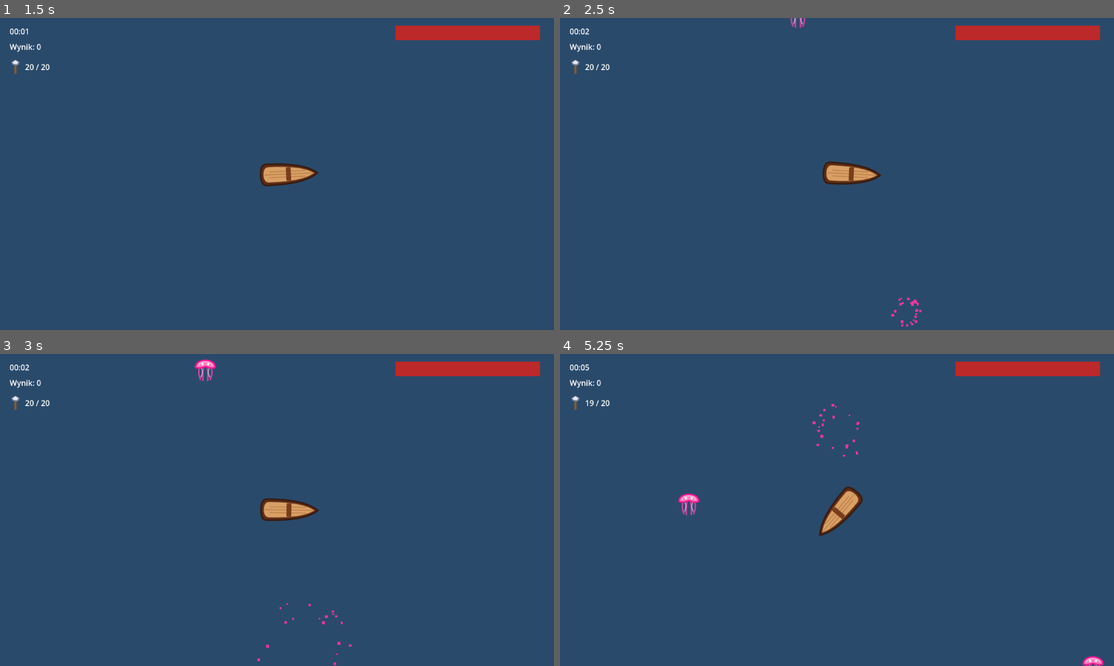
Above: before the commit, frames 1-4 (two rows, left to right).
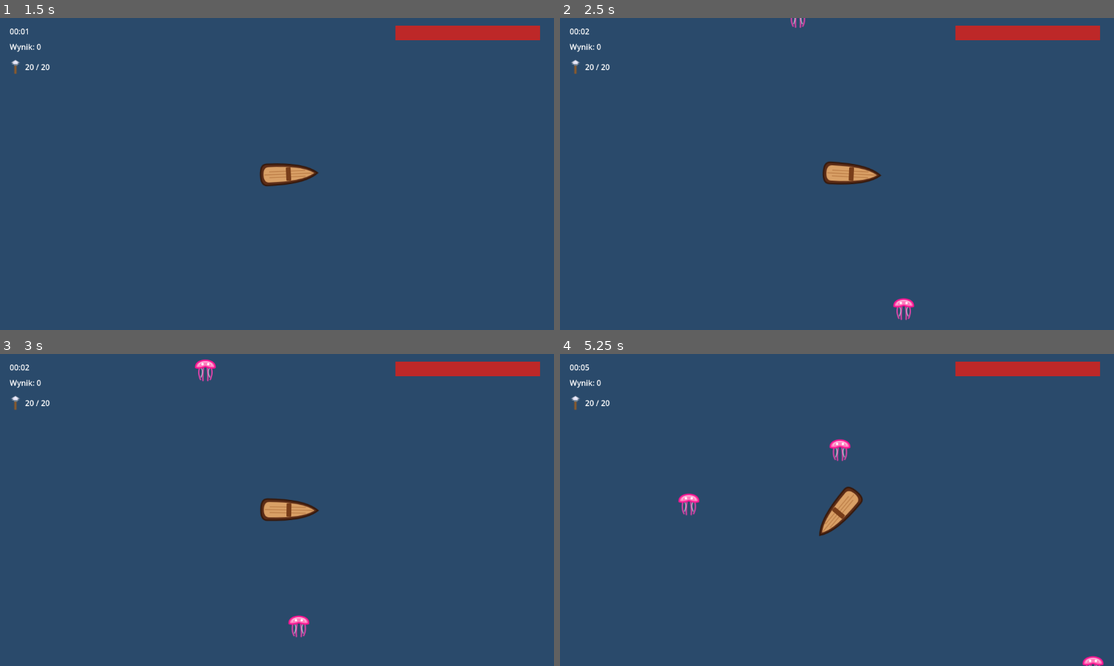
Above: after the commit, the same moments.

Repository: stap1/SCIM
Game: Godot game, scene res://scenes/Main.tscn
Same seed, same stepped clock (60 frames per second), same inputs: the game is played once before the commit and once after it.
Inputs (mouse positions are in pixels of both pictures, inside the frame that each line leads up to):
- Up to frame 1 (1.5 s): tap Enter at 0.5 s; move the mouse to (398, 158) at 0.52 s; hold Right 0.53-1.25 s; hold Shift 0.53-1.25 s; click (398, 158) at 0.67 s; drag from (166, 189) to (293, 174) at 1.27 s
- Up to frame 2 (2.5 s): move the mouse to (892, 105) at 2.02 s; hold Right from 2.03 s (still down); tap Ctrl at 2.1 s
- Up to frame 3 (3 s): release Right at 2.75 s; drag from (249, 572) to (110, 463) at 2.77 s
- Up to frame 4 (5.25 s): move the mouse to (1003, 556) at 3.52 s; hold Left 3.53-4.25 s; tap Alt at 3.6 s; drag from (670, 463) to (820, 510) at 4.27 s; move the mouse to (864, 510) at 5.02 s; hold Down from 5.03 s (still down); hold Shift from 5.03 s (still down); click (864, 510) at 5.17 s

Frame 1 is identical in both runs. In frame 2, 0.2% of the frame differs, in the area x 59-66%, y 89-99%; in frame 3, 0.2%; in frame 4, 0.3%, in the area x 4-55%, y 14-35%.

Commit message:
Krok 9: pula harpunow jako osobny wezel + trafienie przez take_damage
- harpoon.gd: zmienna active (rename z is_active), damage=5,
  trafienie wola enemy.take_damage(damage) zamiast die() (pod rozne HP wrogow),
  potem deactivate(). Pooling: deaktywacja zamiast queue_free (bez wyciekow)
- harpoon_pool.gd (nowy, wezel HarpoonPool): tworzy do pool_size=20 harpunow,
  get_harpoon() zwraca pierwszy nieaktywny (lub tworzy do limitu, nigdy >20),
  available_count()/total_count(); w grupie "harpoon_pool"
- boat.gd: usunieta wewnetrzna pula; strzela przez HarpoonPool.get_harpoon()
  (luzne powiazanie przez grupe), licznik amunicji czyta z puli
- Main.tscn: dodany wezel HarpoonPool
- test/test_harpoon.gd: fire ustawia active+direction, harpun przesuwa sie,
  get_harpoon zwraca nieaktywny, pula nie przekracza limitu

Zmiana rozgrywki: meduza (health=10) ginie po 2 trafieniach (damage=5),
zamiast one-shot - zgodnie z blueprintem (pod rozne HP wrogow w kroku 16).

40/40 testow GUT zielonych. Smoke-run bez bledow skryptow.

Co-Authored-By: Claude Opus 4.8 <noreply@anthropic.com>

Diff:
--- a/scenes/Main.tscn
+++ b/scenes/Main.tscn
@@ -1,10 +1,11 @@
-[gd_scene load_steps=6 format=3 uid="uid://dkvg8apcfepju"]
+[gd_scene load_steps=7 format=3 uid="uid://dkvg8apcfepju"]
 
 [ext_resource type="Script" uid="uid://dojtumr0hthqr" path="res://scripts/systems/main.gd" id="1_elqb8"]
 [ext_resource type="PackedScene" uid="uid://df7rbwsa6d6ec" path="res://scenes/player/boat.tscn" id="3_sugp2"]
 [ext_resource type="Script" path="res://scripts/systems/enemy_spawner.gd" id="4_spawner"]
 [ext_resource type="PackedScene" uid="uid://bgujj5qrm2th" path="res://scenes/ui/hud.tscn" id="5_hud"]
 [ext_resource type="PackedScene" path="res://scenes/ui/game_over.tscn" id="6_gameover"]
+[ext_resource type="Script" path="res://scripts/weapons/harpoon_pool.gd" id="7_pool"]
 
 [node name="Main" type="Node2D" unique_id=1150465566]
 position = Vector2(210, 228)
@@ -24,6 +25,9 @@
 [node name="EnemySpawner" type="Node" parent="."]
 script = ExtResource("4_spawner")
 
+[node name="HarpoonPool" type="Node" parent="."]
+script = ExtResource("7_pool")
+
 [node name="HUD" parent="." instance=ExtResource("5_hud")]
 
 [node name="GameOver" parent="." instance=ExtResource("6_gameover")]
--- a/scripts/player/boat.gd
+++ b/scripts/player/boat.gd
@@ -13,12 +13,6 @@
 
 # --- ZMIENNA DO ANIMACJI FAL (JUICE) ---
 var wave_time: float = 0.0
-
-var harpoon_scene = preload("res://scenes/weapons/harpoon.tscn")
-
-# --- ZMIENNE DO PULI HARPUNÓW ---
-var harpoon_pool: Array = []
-const POOL_SIZE: int = 20
 
 @onready var weapon_timer: Timer = $WeaponTimer
 @onready var shoot_sound: AudioStreamPlayer2D = $ShootSound
@@ -41,12 +35,6 @@
 		if weapon_timer.timeout.is_connected(_on_weapon_timer_timeout):
 			weapon_timer.timeout.disconnect(_on_weapon_timer_timeout)
 		weapon_timer.timeout.connect(_on_weapon_timer_timeout)
-
-	# --- TWORZENIE PULI HARPUNÓW ---
-	for i in range(POOL_SIZE):
-		var harpoon = harpoon_scene.instantiate()
-		get_parent().call_deferred("add_child", harpoon)
-		harpoon_pool.append(harpoon)
 
 func _physics_process(delta: float) -> void:
 	_handle_movement(delta)
@@ -145,20 +133,17 @@
 	_shoot_at(closest_enemy.global_position)
 
 func _shoot_at(target_position: Vector2) -> void:
-	var available_harpoon = null
-	for harpoon in harpoon_pool:
-		if not harpoon.is_active:
-			available_harpoon = harpoon
-			break
+	var pool = get_tree().get_first_node_in_group("harpoon_pool")
+	if pool == null:
+		return
 
-	if available_harpoon:
+	var harpoon = pool.get_harpoon()
+	if harpoon:
 		var shoot_dir = (target_position - global_position).normalized()
-		available_harpoon.fire(global_position, shoot_dir)
+		harpoon.fire(global_position, shoot_dir)
 
 		if shoot_sound:
 			shoot_sound.play()
-	else:
-		print("Brak wolnych harpunów w puli!")
 
 # --- ODŚWIEŻANIE WIZUALNE I LICZNIK ---
 func _process(delta: float) -> void:
@@ -174,9 +159,6 @@
 	# Pancerne aktualizowanie licznika przez Grupy
 	var ui_labels = get_tree().get_nodes_in_group("ammo_ui")
 	if ui_labels.size() > 0:
-		var available_count = 0
-		for harpoon in harpoon_pool:
-			if not harpoon.is_active:
-				available_count += 1
-
-		ui_labels[0].text = str(available_count) + " / " + str(POOL_SIZE)
+		var pool = get_tree().get_first_node_in_group("harpoon_pool")
+		if pool:
+			ui_labels[0].text = str(pool.available_count()) + " / " + str(pool.total_count())
--- a/scripts/weapons/harpoon.gd
+++ b/scripts/weapons/harpoon.gd
@@ -1,10 +1,10 @@
 extends Area2D
 
 @export var speed: float = 400.0
-@export var damage: float = 1.0
+@export var damage: float = 5.0
 
 var direction: Vector2 = Vector2.ZERO
-var is_active: bool = false
+var active: bool = false
 var lifetime: float = 0.0
 const MAX_LIFETIME: float = 3.0
 
@@ -14,64 +14,55 @@
 	area_entered.connect(_on_any_collision)
 	body_entered.connect(_on_any_collision)
 
-	# Na samym starcie gry harpun usypia samego siebie i czeka w magazynku
+	# Na starcie harpun usypia samego siebie i czeka w puli.
 	deactivate()
 
 func _physics_process(delta: float) -> void:
-	# Jeśli harpun jest uśpiony, całkowicie ignorujemy jego fizykę
-	if not is_active:
+	# Uspiony harpun calkowicie ignoruje fizyke.
+	if not active:
 		return
 
 	if direction != Vector2.ZERO:
 		position += direction * speed * delta
 
-	# Ręczny licznik czasu (bezpieczny dla Object Poolingu)
+	# Reczny licznik czasu zycia (bezpieczny dla Object Poolingu).
 	lifetime += delta
 	if lifetime >= MAX_LIFETIME:
 		deactivate()
 
-# --- FUNKCJA WYBUDZAJĄCA Z PULI ---
+# --- Wybudzenie z puli ---
 func fire(start_pos: Vector2, shoot_dir: Vector2) -> void:
 	global_position = start_pos
 	direction = shoot_dir
-	rotation = direction.angle() + PI/2
+	rotation = direction.angle() + PI / 2
 
 	lifetime = 0.0
-	is_active = true
+	active = true
 	visible = true
 	set_deferred("monitoring", true)
 	set_deferred("monitorable", true)
 
-# --- FUNKCJA USYPIAJĄCA (ZAMIAST queue_free) ---
+# --- Uspienie (ZAMIAST queue_free - pooling, brak wyciekow) ---
 func deactivate() -> void:
-	is_active = false
+	active = false
 	visible = false
 	direction = Vector2.ZERO
 	set_deferred("monitoring", false)
 	set_deferred("monitorable", false)
 
-# --- KOLIZJE ---
+# --- Kolizje ---
 func _on_any_collision(something: Node) -> void:
-	if not is_active:
+	if not active:
 		return
 
 	var enemy_node = null
-
-	if something.is_in_group("enemies") and something.has_method("die"):
+	if something.is_in_group("enemies") and something.has_method("take_damage"):
 		enemy_node = something
-	elif something.get_parent() and something.get_parent().is_in_group("enemies") and something.get_parent().has_method("die"):
+	elif something.get_parent() and something.get_parent().is_in_group("enemies") and something.get_parent().has_method("take_damage"):
 		enemy_node = something.get_parent()
 
 	if enemy_node:
 		if hit_sound:
 			hit_sound.play()
-
-		enemy_node.die()
-
-		# Wyłączamy fizykę i ukrywamy harpun, ale pozwalamy dźwiękowi grać
-		is_active = false
-		visible = false
-		set_deferred("monitoring", false)
-		set_deferred("monitorable", false)
-
-		# W Puli Obiektów NIE używamy queue_free()! Harpun po prostu zostaje uśpiony w tle.
+		enemy_node.take_damage(damage)
+		deactivate()
--- /dev/null
+++ b/scripts/weapons/harpoon_pool.gd
@@ -0,0 +1,41 @@
+extends Node
+
+# Pula harpunow (Object Pooling). Tworzy do pool_size harpunow i wypozycza nieaktywne.
+# Harpuny sa deaktywowane (active=false, hide), NIGDY queue_free - brak wyciekow obiektow.
+
+const HarpoonScene := preload("res://scenes/weapons/harpoon.tscn")
+
+@export var pool_size: int = 20
+
+var _pool: Array = []
+
+func _ready() -> void:
+	add_to_group("harpoon_pool")
+	for i in pool_size:
+		_create_harpoon()
+
+func _create_harpoon() -> Node:
+	var harpoon = HarpoonScene.instantiate()
+	add_child(harpoon)
+	_pool.append(harpoon)
+	return harpoon
+
+# Zwraca pierwszy nieaktywny harpun; jesli wszystkie aktywne, tworzy nowy do limitu pool_size,
+# w przeciwnym razie null. Pula nigdy nie przekracza pool_size.
+func get_harpoon():
+	for harpoon in _pool:
+		if not harpoon.active:
+			return harpoon
+	if _pool.size() < pool_size:
+		return _create_harpoon()
+	return null
+
+func available_count() -> int:
+	var n := 0
+	for harpoon in _pool:
+		if not harpoon.active:
+			n += 1
+	return n
+
+func total_count() -> int:
+	return _pool.size()
--- /dev/null
+++ b/test/test_harpoon.gd
@@ -0,0 +1,48 @@
+extends GutTest
+
+# KROK 9 (Prompt 9): harpun + pula (Object Pooling, bez celowania).
+
+const HarpoonScene := preload("res://scenes/weapons/harpoon.tscn")
+const HarpoonPoolScript := preload("res://scripts/weapons/harpoon_pool.gd")
+
+func test_fire_sets_active_and_direction() -> void:
+	var h = HarpoonScene.instantiate()
+	add_child(h)
+	await wait_physics_frames(1)
+	h.fire(Vector2(0, 0), Vector2(1, 0))
+	assert_true(h.active, "fire() ustawia active == true")
+	assert_eq(h.direction, Vector2(1, 0), "fire() ustawia direction")
+	h.free()
+
+func test_harpoon_moves_when_active() -> void:
+	var h = HarpoonScene.instantiate()
+	add_child(h)
+	await wait_physics_frames(1)
+	h.fire(Vector2(0, 0), Vector2(1, 0))
+	var start_x: float = h.global_position.x
+	await wait_physics_frames(5)
+	assert_gt(h.global_position.x, start_x, "aktywny harpun przesuwa sie zgodnie z direction*speed")
+	h.free()
+
+func test_get_harpoon_returns_inactive() -> void:
+	var pool = HarpoonPoolScript.new()
+	add_child(pool)
+	await wait_physics_frames(1)
+	var h = pool.get_harpoon()
+	assert_not_null(h, "get_harpoon() zwraca harpun")
+	assert_false(h.active, "zwrocony harpun jest nieaktywny")
+	pool.free()
+
+func test_pool_does_not_exceed_limit() -> void:
+	var pool = HarpoonPoolScript.new()
+	pool.pool_size = 5 # maly limit dla szybkiego testu
+	add_child(pool)
+	await wait_physics_frames(1)
+	# Wypozyczamy i "aktywujemy" wszystkie harpuny z puli.
+	for i in 5:
+		var h = pool.get_harpoon()
+		assert_not_null(h, "harpun %d dostepny" % i)
+		h.active = true
+	assert_null(pool.get_harpoon(), "po wyczerpaniu puli get_harpoon() zwraca null")
+	assert_eq(pool.total_count(), 5, "pula nie przekracza limitu (5)")
+	pool.free()
Not shown, added: scripts/weapons/harpoon_pool.gd.uid
Not shown, added: test/test_harpoon.gd.uid
